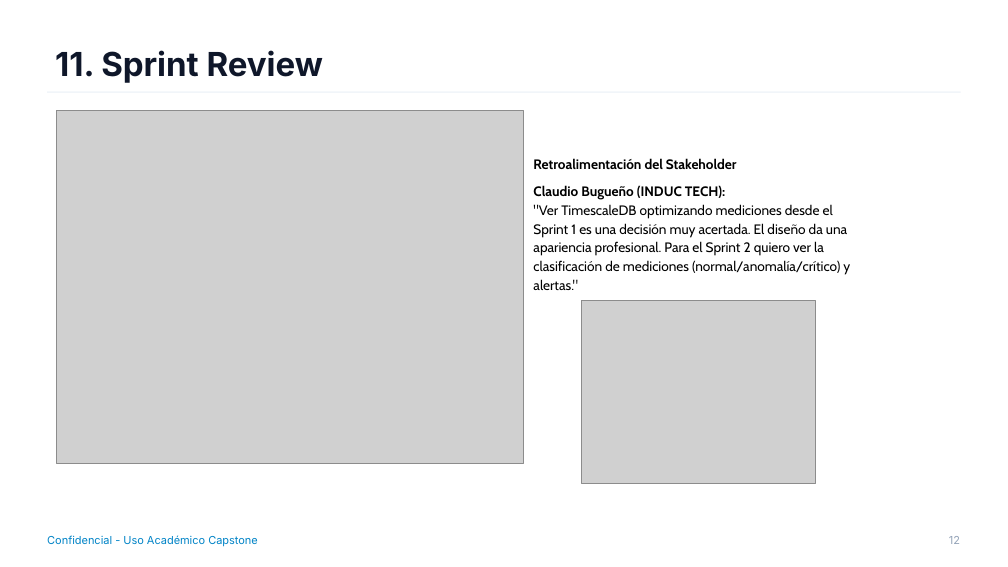
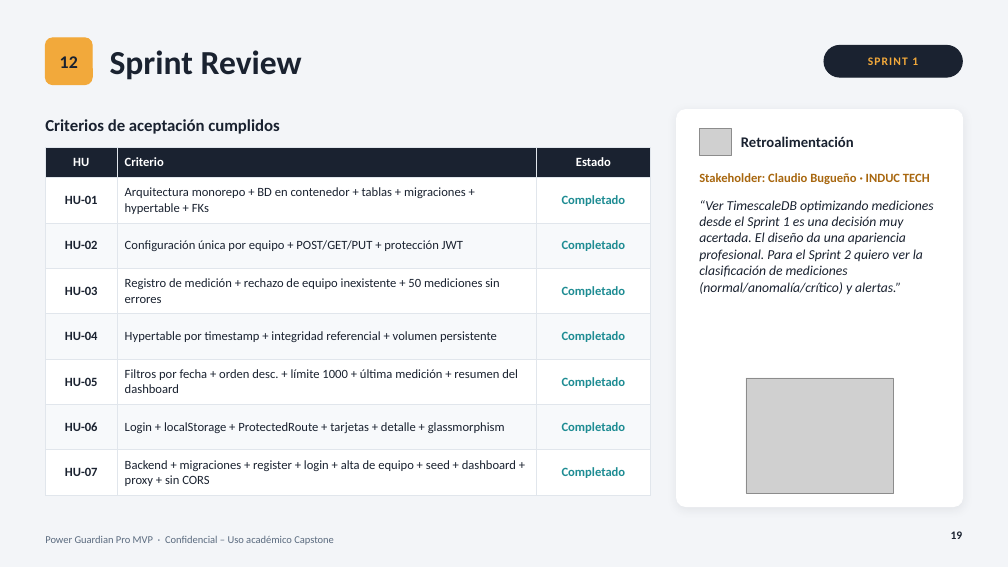
Before and after one commit to FabianBugueno/capstone, a slide deck: slide 19 of Fase 2/Evidencias Proyecto/Presentación Proyecto.pptx. Drawn at 1008x567 pixels with LibreOffice and Linux fonts; fonts in the diff are those of the drawing; grey boxes stand for pictures; background and template pictures are left out. Boxes give left, top, right and bottom in pixels: in the first picture for what was removed or moved away, otherwise in the second. Text is boxed around its words. In the diff, an @@ line names an element or a change of style, - is before the commit and + after.

Commit message:
Evidencias sprint 3

```diff
--- a/Fase 2/Evidencias Proyecto/Presentación Proyecto.pptx
+++ b/Fase 2/Evidencias Proyecto/Presentación Proyecto.pptx
@@ background picture (left out) to #F3F5F8 @@
@@ text "12" moved from (x1=949, y1=536, x2=960, y2=544) to (x1=60, y1=56, x2=78, y2=68) @@
@@ text "12" at (x1=60, y1=56, x2=78, y2=68): size 10.5 to 17 pt, font Inter to Calibri, text colour #94A3B8 to #1A2230, bold on; alignment left to centre; vertical alignment top to middle @@
@@ rounded rectangle added at (x1=45, y1=38, x2=92, y2=85), fill #F2A93B, outline #F2A93B 1 pt @@
@@ title at (x1=110, y1=50, x2=302, y2=80): text changed; size 31.5 to 32 pt; font Inter to Calibri; text colour #0F172A to #1A2230 @@
-11. Sprint Review
+Sprint Review
@@ rounded rectangle added at (x1=824, y1=45, x2=963, y2=77), fill #1A2230, outline #1A2230 1 pt @@
@@ text added at (x1=868, y1=57, x2=918, y2=65), 11 pt, text #F2A93B, bold @@
+SPRINT 1
@@ text added at (x1=45, y1=119, x2=279, y2=134), 16 pt, text #1A2230, bold @@
+Criterios de aceptación cumplidos
@@ picture removed at (x1=56, y1=110, x2=523, y2=464) @@
@@ rounded rectangle added at (x1=677, y1=110, x2=963, y2=507), fill #FFFFFF, outline #FFFFFF 1 pt @@
@@ table added at (x1=45, y1=147, x2=650, y2=495), 8 rows, 3 columns @@
+HU | Criterio | Estado
+HU-01 | Arquitectura monorepo + BD en contenedor + tablas + migraciones + hypertable + FKs | Completado
+HU-02 | Configuración única por equipo + POST/GET/PUT + protección JWT | Completado
+HU-03 | Registro de medición + rechazo de equipo inexistente + 50 mediciones sin errores | Completado
+HU-04 | Hypertable por timestamp + integridad referencial + volumen persistente | Completado
+HU-05 | Filtros por fecha + orden desc. + límite 1000 + última medición + resumen del dashboard | Completado
+HU-06 | Login + localStorage + ProtectedRoute + tarjetas + detalle + glassmorphism | Completado
+HU-07 | Backend + migraciones + register + login + alta de equipo + seed + dashboard + proxy + sin CORS | Completado
@@ picture added at (x1=699, y1=129, x2=731, y2=156) @@
@@ text added at (x1=741, y1=136, x2=854, y2=147), 14 pt, text #1A2230, bold @@
+Retroalimentación
@@ text added at (x1=699, y1=173, x2=930, y2=184), 12 pt, text #A8670F, bold @@
+Stakeholder: Claudio Bugueño · INDUC TECH
@@ text at (x1=699, y1=200, x2=934, y2=295): text changed; font Cabin to Calibri; text colour #000000 to #1A2230; italic on @@
-Retroalimentación del Stakeholder
-Claudio Bugueño (INDUC TECH):
-"Ver TimescaleDB optimizando mediciones desde el Sprint 1 es una decisión muy acertada. El diseño da una apariencia profesional. Para el Sprint 2 quiero ver la clasificación de mediciones (normal/anomalía/crítico) y alertas."
+“Ver TimescaleDB optimizando mediciones desde el Sprint 1 es una decisión muy acertada. El diseño da una apariencia profesional. Para el Sprint 2 quiero ver la clasificación de mediciones (normal/anomalía/crítico) y alertas.”
@@ picture resized from (x1=582, y1=301, x2=816, y2=484) to (x1=746, y1=378, x2=894, y2=493) @@
@@ text added at (x1=45, y1=536, x2=334, y2=545), 10 pt, text #5B6B7F @@
+Power Guardian Pro MVP · Confidencial – Uso académico Capstone
@@ text removed at (x1=47, y1=535, x2=258, y2=547) @@
-Confidencial - Uso Académico Capstone
@@ page number added at (x1=951, y1=531, x2=963, y2=539), 11 pt, text #1A2230, bold @@
+19
```
Also in this commit, not shown: 14 other slides changed, 15 slides added, 7 slides removed, 8 other files.
